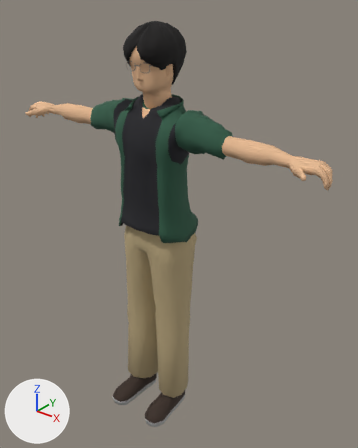
Two versions of the glTF model web/public/assets/models/people/man-shirt.glb, one commit apart.
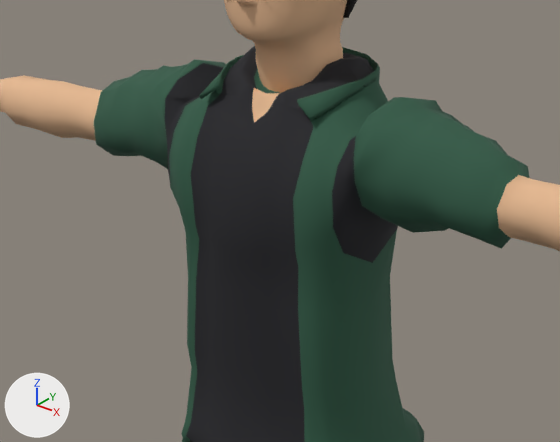
There are two pictures of each version: one whole from a camera (50 mm lens) standing at (1.259, -1.483, 1.848) and looking at (0.07, 0.004, 0.926), one close up on the part from 17% to 68% of the width and 17% to 50% of the height. Every picture has the same lights, and +X, +Y and +Z are marked at lower left. The first two pictures are the older version. Vertices at exactly the same position are counted once.

The first close-up shows 'man-shirt-mesh'.
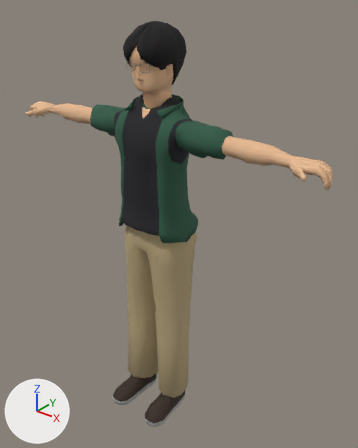
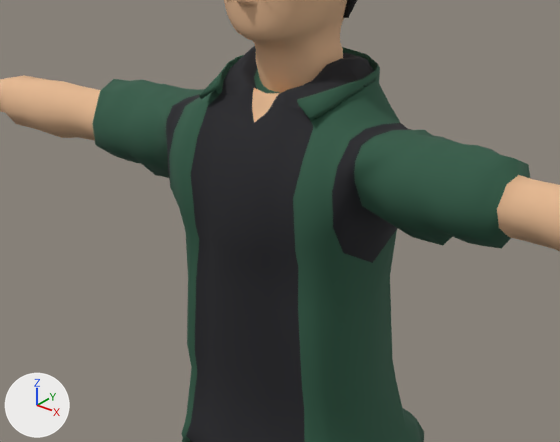
Changed parts and their boxes [x1, y1, x2, y2] in the close-ups (560 x 442 px; the box of a moved part takes in the faces that stretch with it):
part 1 of me_man_shirt_mesh, moved or reshaped: before [354, 97, 507, 233]; after [354, 123, 498, 246]
part 2 of me_man_shirt_mesh, moved or reshaped: before [107, 59, 226, 169]; after [106, 80, 205, 178]

The change, as a diff of the scene's bpy script:
```diff
--- a/web/public/assets/models/people/man-shirt.glb.py
+++ b/web/public/assets/models/people/man-shirt.glb.py
@@ me_man_shirt_mesh @@
 me_man_shirt_mesh.from_pydata(...)  # 3982 vertices, 7716 faces; spans x -0.74..0.74, y -0.27..0.09, z 0.0..1.73
 # used by ob_man_shirt_mesh; location = (0.0, 0.0, 0.0)
+# me_man_shirt_mesh part 1: 35 of 3982 vertices moved; they spanned x 0.15..0.28, y -0.12..0.01, z 1.29..1.44 and now span x 0.15..0.28, y -0.11..0.0, z 1.27..1.4; mean shift (0.0, 0.0, -0.02); largest move (0.17, -0.05, 1.44) -> (0.17, -0.05, 1.4)
+# me_man_shirt_mesh part 2: 35 of 3982 vertices moved; they spanned x -0.28..-0.15, y -0.12..0.01, z 1.29..1.44 and now span x -0.28..-0.15, y -0.11..0.0, z 1.27..1.4; mean shift (0.0, 0.0, -0.02); largest move (-0.17, -0.05, 1.44) -> (-0.17, -0.05, 1.4)
 me_man_shirt_mesh.materials.append(mat_skin)
```
